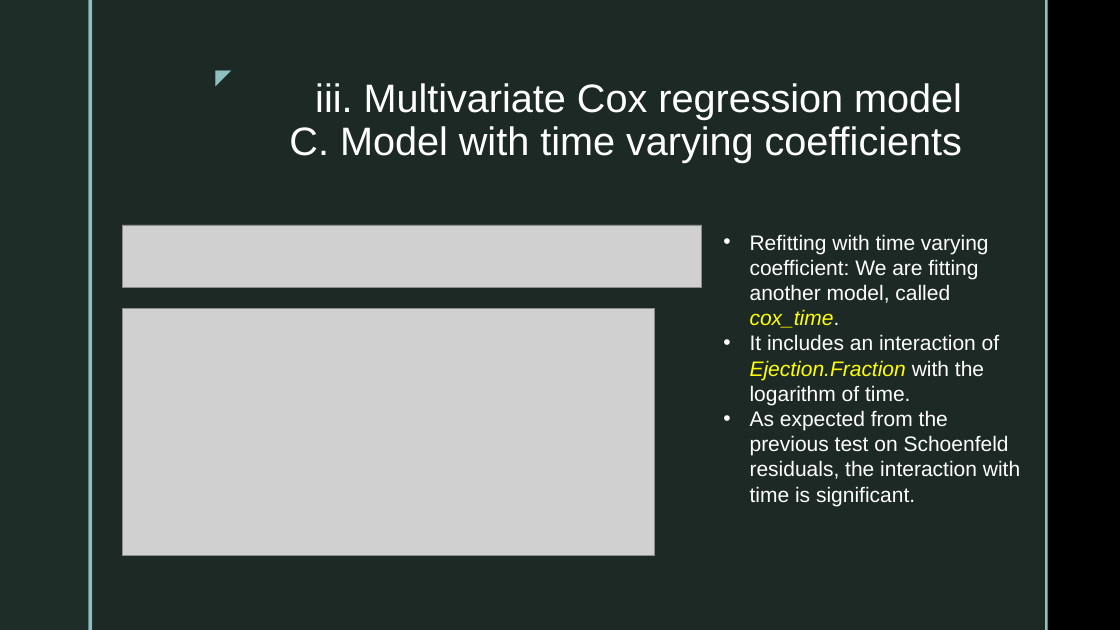
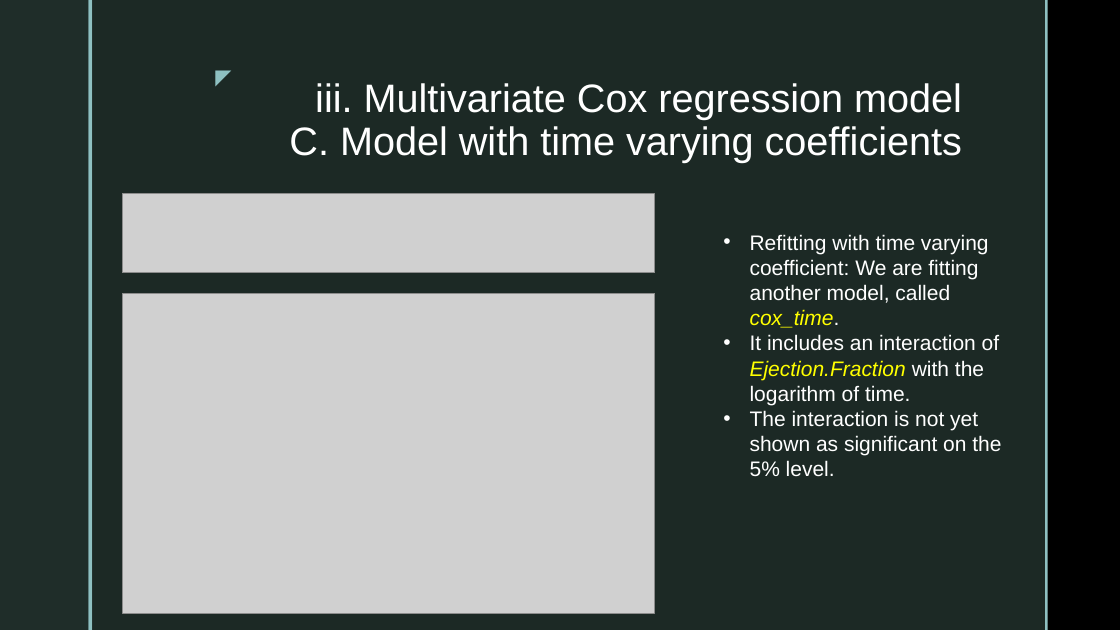
Before and after one commit to SebastianVeuskens/DSA-Project, a slide deck: slide 15 of presentation.pptx (slide 13 before the commit). Drawn at 1120x630 pixels with LibreOffice and Linux fonts; fonts in the diff are those of the drawing; grey boxes stand for pictures; background and template pictures are left out. Boxes give left, top, right and bottom in pixels: in the first picture for what was removed or moved away, otherwise in the second. Text is boxed around its words. In the diff, an @@ line names an element or a change of style, - is before the commit and + after.

```diff
--- a/presentation.pptx
+++ b/presentation.pptx
@@ picture added at (x1=122, y1=194, x2=655, y2=273) @@
@@ picture removed at (x1=122, y1=225, x2=702, y2=288) @@
@@ picture resized from (x1=122, y1=308, x2=655, y2=555) to (x1=122, y1=293, x2=655, y2=613) @@
@@ text at (x1=750, y1=410, x2=1001, y2=476): text changed @@
-• As expected from the previous test on Schoenfeld residuals, the interaction with time is significant.
+• The interaction is not yet shown as significant on the 5% level.
```
Also in this commit, not shown: 6 other slides changed, 4 slides added, 11 other files.
